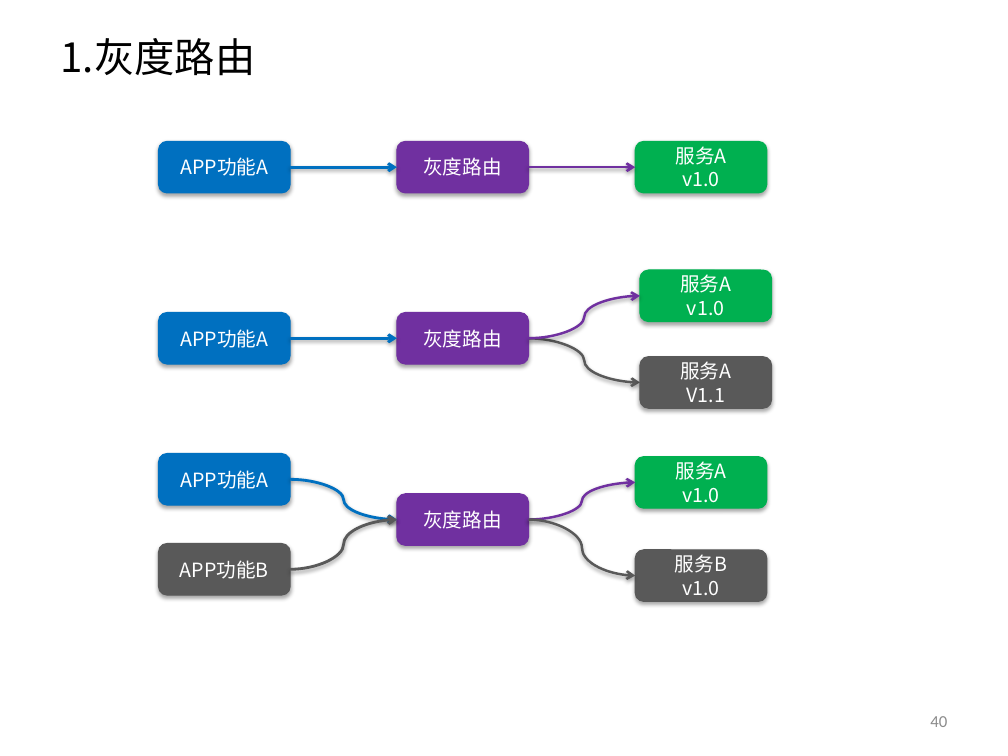
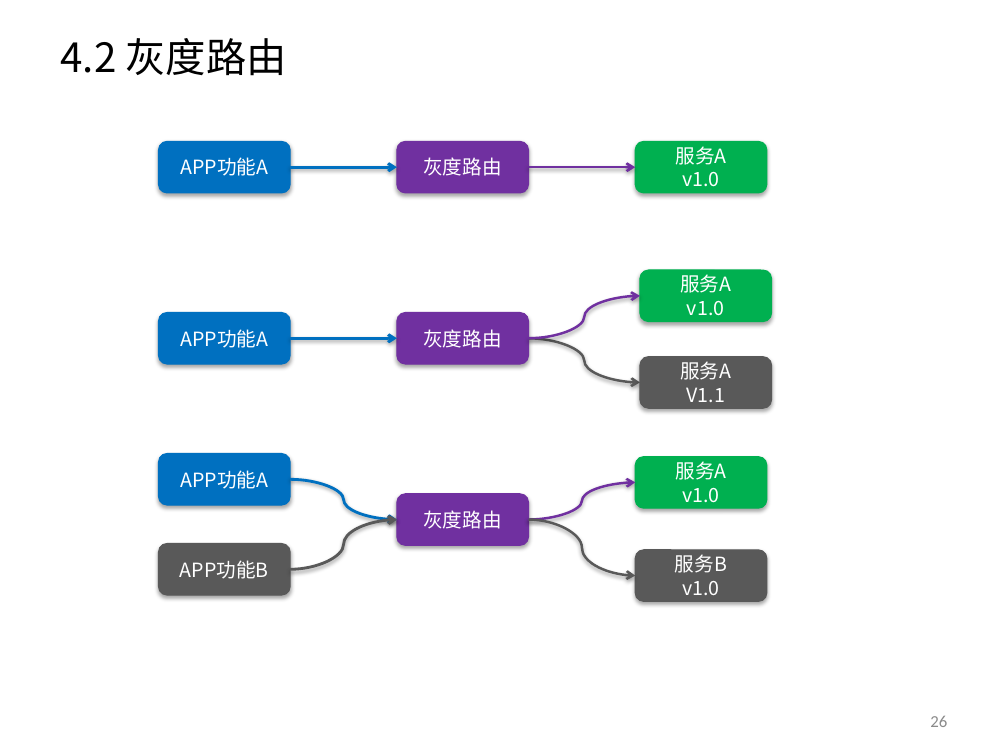
Before and after one commit to yessur3808/neural, a slide deck: slide 26 of docs/Neural_设计方案_V1.3.pptx (slide 40 before the commit). Drawn at 1008x756 pixels with LibreOffice and Linux fonts; fonts in the diff are those of the drawing. Boxes give left, top, right and bottom in pixels: in the first picture for what was removed or moved away, otherwise in the second. Text is boxed around its words. In the diff, an @@ line names an element or a change of style, - is before the commit and + after.

```diff
--- a/docs/Neural_设计方案_V1.3.pptx
+++ b/docs/Neural_设计方案_V1.3.pptx
@@ title at <box>60,38,286,76</box>: text changed @@
-1.灰度路由
+4.2 灰度路由
@@ page number at <box>930,716,947,727</box>: text changed @@
-40
+26
```
Also in this commit, not shown: 16 other slides changed, 2 slides added, 15 slides removed.
